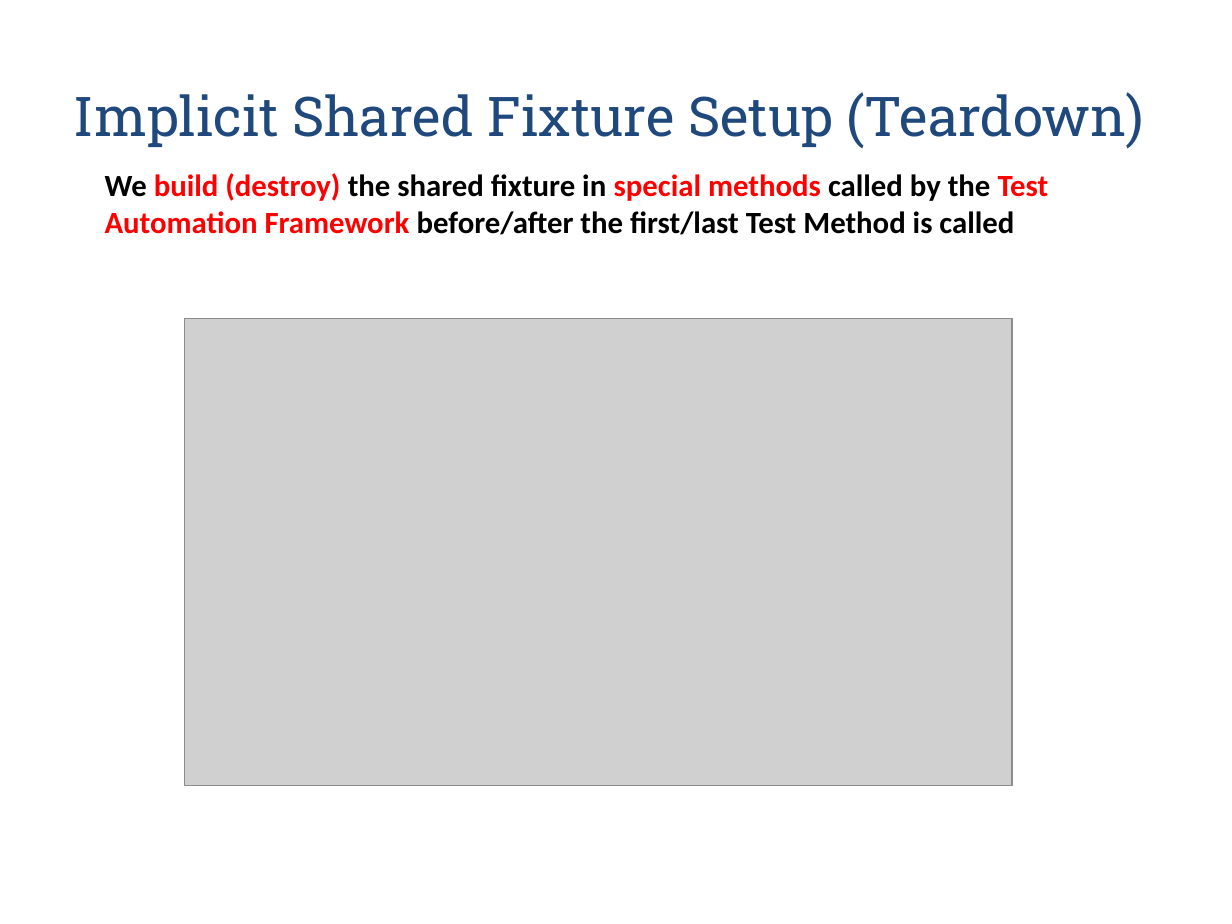
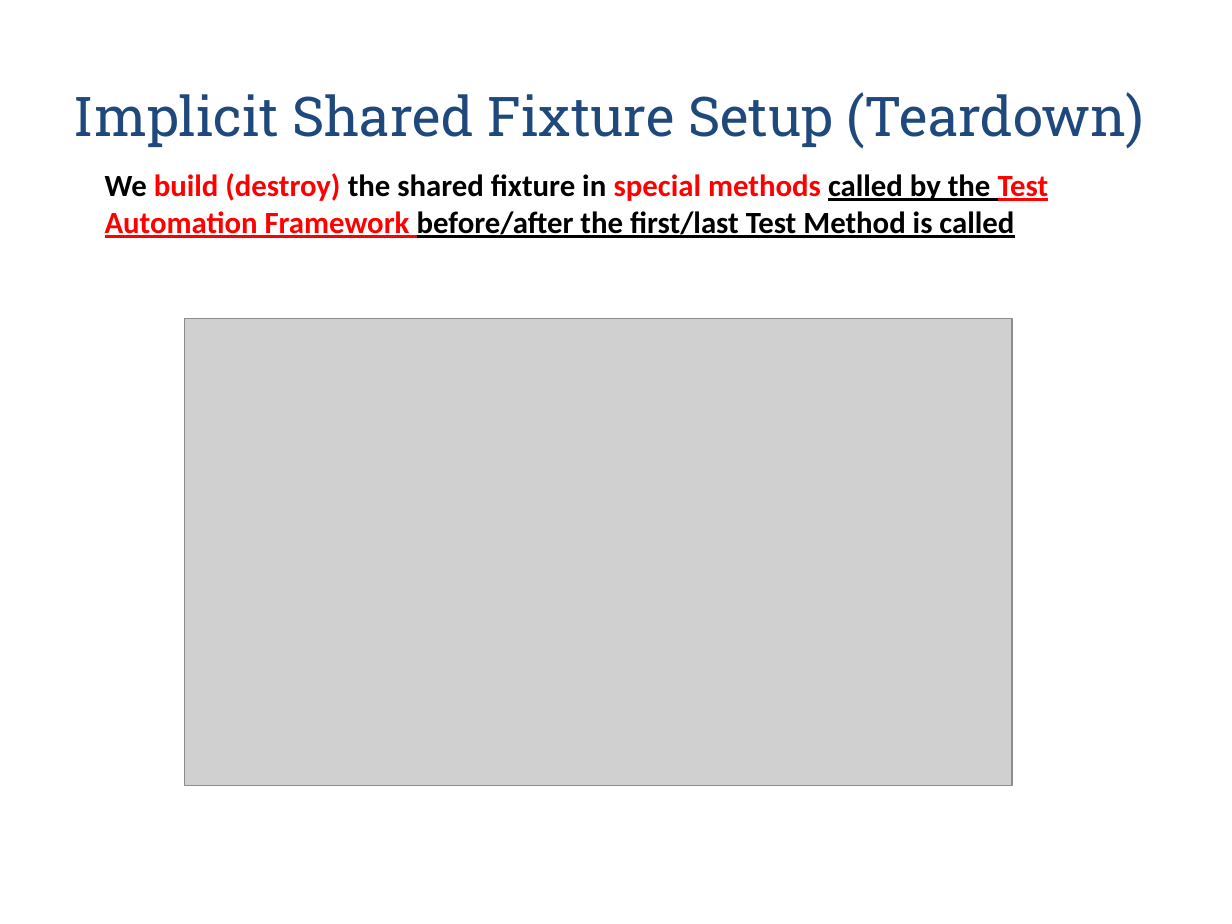
Before and after one commit to zarras/myy803-slides, a slide deck: slide 44 of 6-SoftEng-Testing.ppt. Drawn at 1232x924 pixels with LibreOffice and Linux fonts; fonts in the diff are those of the drawing; grey boxes stand for pictures. Boxes give left, top, right and bottom in pixels: in the first picture for what was removed or moved away, otherwise in the second. Text is boxed around its words. In the diff, an @@ line names an element or a change of style, - is before the commit and + after.

```diff
--- a/6-SoftEng-Testing.ppt
+++ b/6-SoftEng-Testing.ppt
@@ text "We build (destroy) the shared ..." at bbox=[105, 173, 1049, 238]: underline on in "called by the Test Automation Framework before/after ..." @@
```
Also in this commit, not shown: 5 other slides changed, 1 other file.
